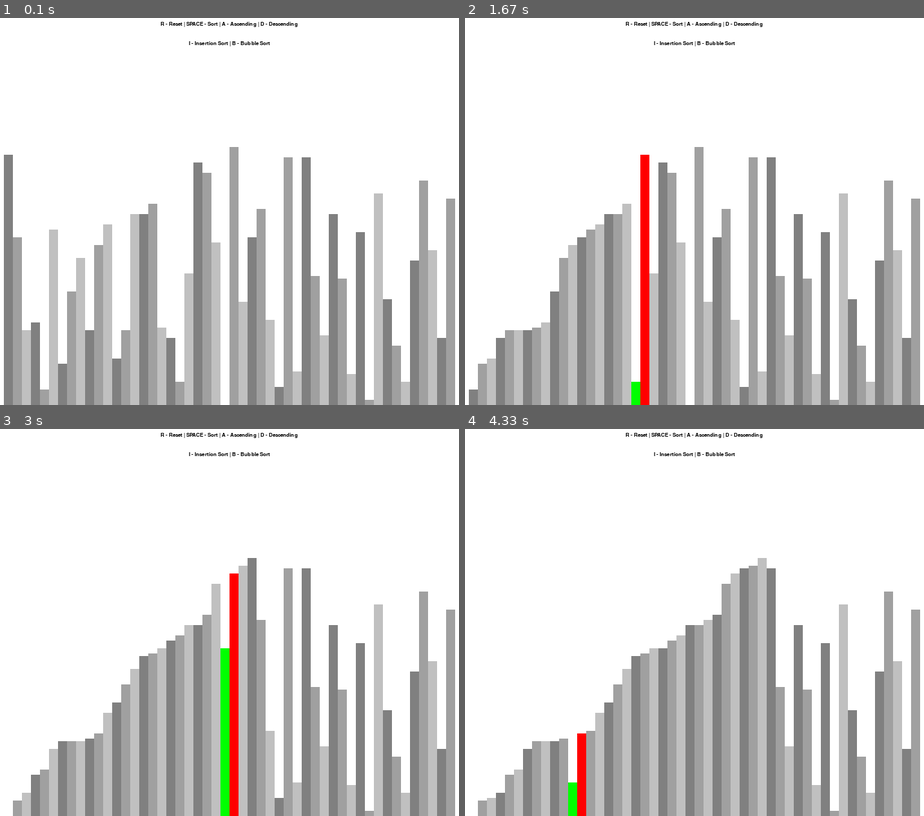
Above: before the commit, frames 1-4 (two rows, left to right).
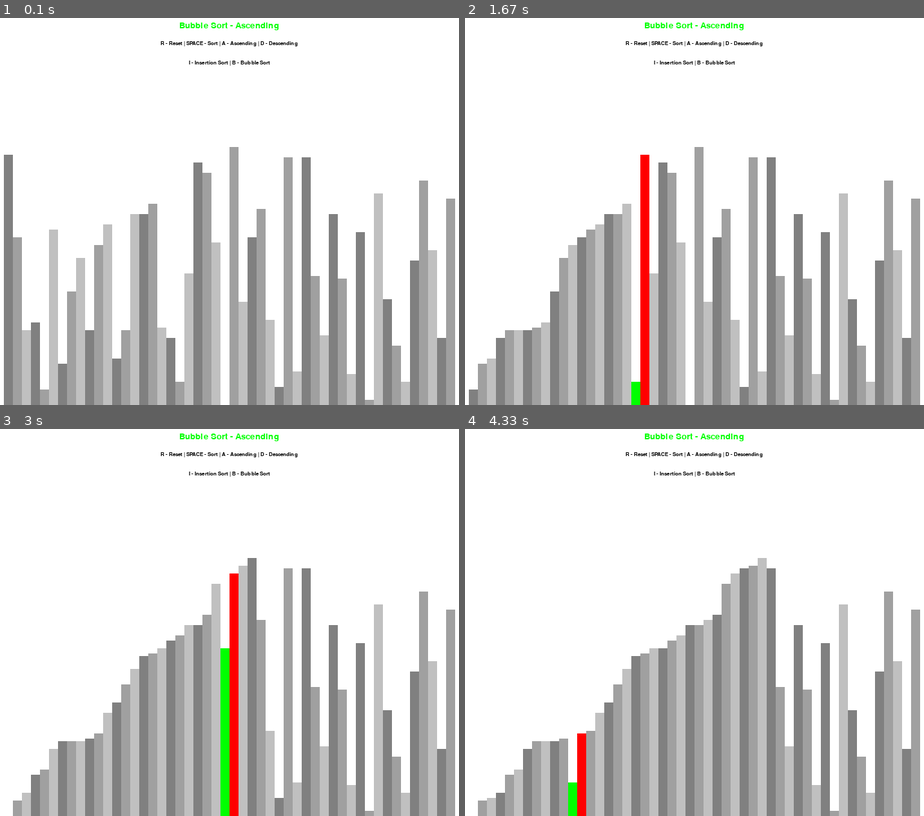
Above: after the commit, the same moments.

Repository: muktoakash/sorting-algorithm-visualizer
Game: pygame game, started from visualizer.py
The game is run twice, just before and just after one commit, with the same random seed, the same clock (stepped at 60 frames per second) and the same inputs.
Inputs:
- Up to frame 1 (0.1 s): no input
- Up to frame 2 (1.67 s): tap Space at 0.33 s
- Up to frame 3 (3 s): no input
- Up to frame 4 (4.33 s): no input

The runs differ from the first frame. In frame 1, 0.6% of the frame differs, in the area x 34-65%, y 1-13%; in frame 2, 0.6%; in frame 3, 0.6%; in frame 4, 0.6%.

Commit message:
Include title in display window

Diff:
--- a/visualizer.py
+++ b/visualizer.py
@@ -60,14 +60,17 @@
 
     return lst
 
-def draw(draw_info):
+def draw(draw_info, algo_name, ascending):
     draw_info.window.fill(draw_info.BACKGROUND_COLOUR)
 
+    title = draw_info.LARGE_FONT.render(f"{algo_name} - {'Ascending' if ascending else 'Descending'}",  1, draw_info.GREEN)
+    draw_info.window.blit(title, (draw_info.width / 2 - title.get_width()/2,5))
+
     controls = draw_info.FONT.render("R - Reset | SPACE - Sort | A - Ascending | D - Descending", 1, draw_info.BLACK)
-    draw_info.window.blit(controls, (draw_info.width / 2 - controls.get_width()/2,5))
+    draw_info.window.blit(controls, (draw_info.width / 2 - controls.get_width()/2,35))
 
     sorting = draw_info.FONT.render("I - Insertion Sort | B - Bubble Sort", 1, draw_info.BLACK)
-    draw_info.window.blit(sorting, (draw_info.width / 2 - sorting.get_width()/2,35))
+    draw_info.window.blit(sorting, (draw_info.width / 2 - sorting.get_width()/2,65))
 
     draw_list(draw_info)
     pygame.display.update()
@@ -95,14 +98,14 @@
         pygame.display.update()
 
 # major change
-def draw_sort(sorting_algorithm, draw_info, ascending):
+def draw_sort(sorting_algorithm, draw_info, ascending, algo_name):
 
     try:
         j = next(sorting_algorithm(draw_info, ascending))
         draw_list(draw_info, {j: draw_info.GREEN, j + 1:
                               draw_info.RED}, True)
     except StopIteration:
-        draw(draw_info)
+        draw(draw_info, algo_name, ascending)
         return False
 
     return True
@@ -136,9 +139,9 @@
             #     next(sorting_algorithm_generator)
             # except StopIteration:
             #     sorting = False
-            sorting = draw_sort(sorting_algorithm, draw_info, ascending)
+            sorting = draw_sort(sorting_algorithm, draw_info, ascending, sorting_algo_name)
         else:
-            draw(draw_info)
+            draw(draw_info, sorting_algo_name, ascending)
 
         pygame.display.update()
 
